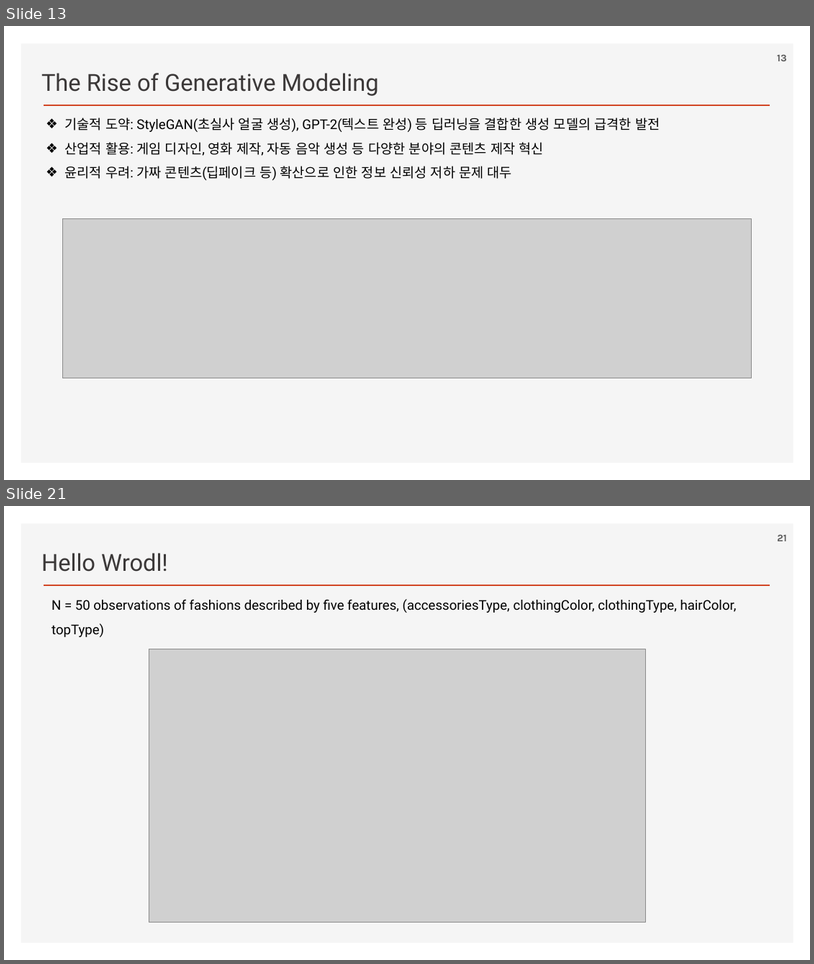
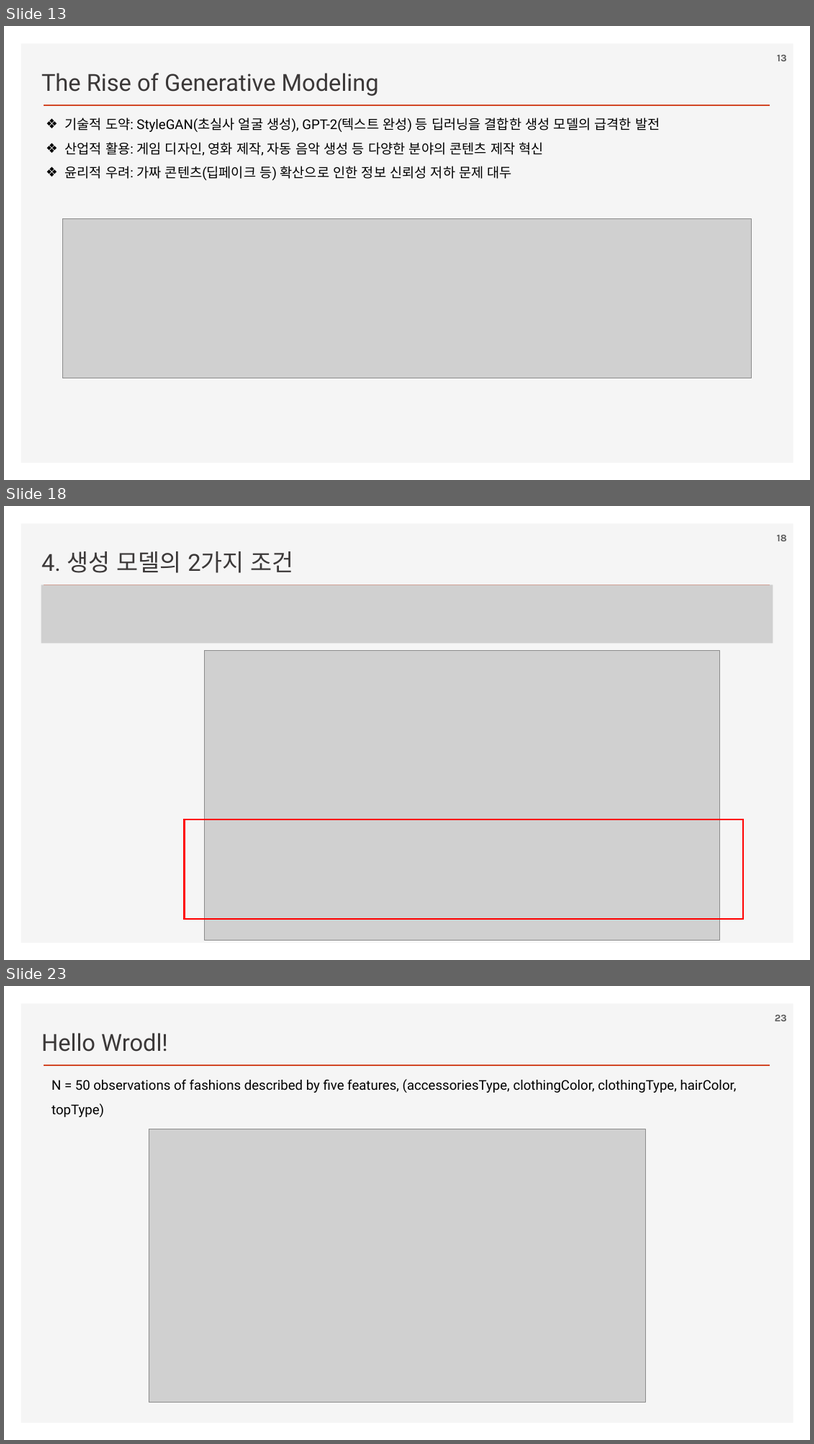
Before and after one commit to ancestor9/2026_Fall_Generative-Deep-Learning, a slide deck: Chapter 01 Generative Deep Learning.pptx. Shown one above the other, each under a label of ours: slides 13 and 21 before the commit, slides 13, 18 and 23 after it; the slides between them are not shown. The pictures are 814x964 and 814x1444 pixels, drawn with LibreOffice and Linux fonts; fonts in the diff are those of the drawing; grey boxes stand for pictures; background and template pictures are left out. Boxes give left, top, right and bottom in pixels: in the first picture for what was removed or moved away, otherwise in the second. Text is boxed around its words. In the diff, an @@ line names an element or a change of style, - is before the commit and + after.

```diff
--- a/Chapter 01 Generative Deep Learning.pptx
+++ b/Chapter 01 Generative Deep Learning.pptx
@@ slide 18 added at box(4, 506, 810, 960), background #FFFFFF; not listed: 2 template elements that a slide beside it also shows @@
@@ page number added at box(777, 535, 787, 541), 12 pt, text #595959, bold @@
+18
@@ text added at box(41, 551, 294, 573), 28 pt, text #3B3838 @@
+4. 생성 모델의 2가지 조건
@@ picture added at box(41, 584, 773, 643) @@
@@ picture added at box(204, 651, 720, 939) @@
@@ rectangle added at box(184, 819, 744, 919), outline #FF0000 2.25 pt @@
@@ what was slide 21 is now slide 23 @@
@@ page number at box(775, 1015, 787, 1021): text changed @@
-21
+23
```
Also in this commit, not shown: 7 slides changed, 5 other slides added, 4 slides removed.
